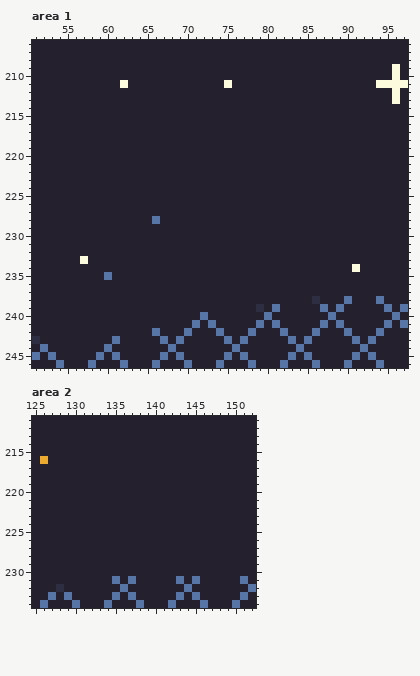
Pixel-art file -- Assets/Sprites/hub_bg.aseprite. That is the earlier state.
384x320 pixels, 1 frame. Colours within 5 levels of each other are drawn and written as one. Shown: area 1: x 51..97, y 206..246; area 2: x 125..152, y 211..234. The commit also changed other parts of the picture, which this record leaves out.
New version:
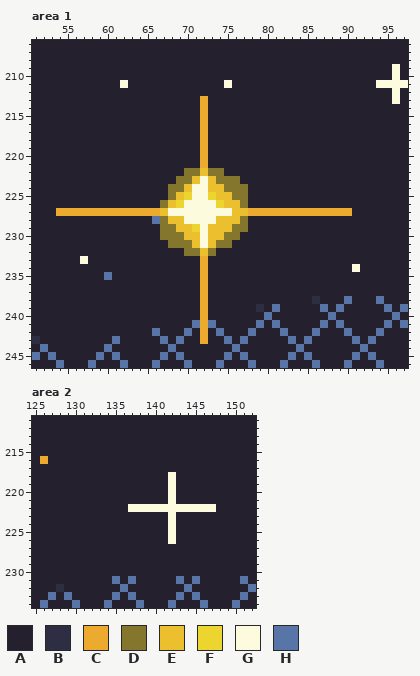
Palette (. is transparent): A #25202d  B #2d2e41  C #ecab2e  D #84772d  E #ecbf2e  F #ecd52e  G #fdfbde  H #5776a7
Changes in this commit:
--- area 1, layer "highlight"
@@ x 51..97 @@
 212 AAAAAAAAAAAAAAAAAAAAAAAAAAAAAAAAAAAAAAAAAAAAAGA
-213 AAAAAAAAAAAAAAAAAAAAAAAAAAAAAAAAAAAAAAAAAAAAAGA
-214 AAAAAAAAAAAAAAAAAAAAAAAAAAAAAAAAAAAAAAAAAAAAAAA
-215 AAAAAAAAAAAAAAAAAAAAAAAAAAAAAAAAAAAAAAAAAAAAAAA
-216 AAAAAAAAAAAAAAAAAAAAAAAAAAAAAAAAAAAAAAAAAAAAAAA
-217 AAAAAAAAAAAAAAAAAAAAAAAAAAAAAAAAAAAAAAAAAAAAAAA
-218 AAAAAAAAAAAAAAAAAAAAAAAAAAAAAAAAAAAAAAAAAAAAAAA
-219 AAAAAAAAAAAAAAAAAAAAAAAAAAAAAAAAAAAAAAAAAAAAAAA
-220 AAAAAAAAAAAAAAAAAAAAAAAAAAAAAAAAAAAAAAAAAAAAAAA
-221 AAAAAAAAAAAAAAAAAAAAAAAAAAAAAAAAAAAAAAAAAAAAAAA
-222 AAAAAAAAAAAAAAAAAAAAAAAAAAAAAAAAAAAAAAAAAAAAAAA
-223 AAAAAAAAAAAAAAAAAAAAAAAAAAAAAAAAAAAAAAAAAAAAAAA
-224 AAAAAAAAAAAAAAAAAAAAAAAAAAAAAAAAAAAAAAAAAAAAAAA
-225 AAAAAAAAAAAAAAAAAAAAAAAAAAAAAAAAAAAAAAAAAAAAAAA
-226 AAAAAAAAAAAAAAAAAAAAAAAAAAAAAAAAAAAAAAAAAAAAAAA
-227 AAAAAAAAAAAAAAAAAAAAAAAAAAAAAAAAAAAAAAAAAAAAAAA
-228 AAAAAAAAAAAAAAAHAAAAAAAAAAAAAAAAAAAAAAAAAAAAAAA
-229 AAAAAAAAAAAAAAAAAAAAAAAAAAAAAAAAAAAAAAAAAAAAAAA
-230 AAAAAAAAAAAAAAAAAAAAAAAAAAAAAAAAAAAAAAAAAAAAAAA
-231 AAAAAAAAAAAAAAAAAAAAAAAAAAAAAAAAAAAAAAAAAAAAAAA
-232 AAAAAAAAAAAAAAAAAAAAAAAAAAAAAAAAAAAAAAAAAAAAAAA
-233 AAAAAAGAAAAAAAAAAAAAAAAAAAAAAAAAAAAAAAAAAAAAAAA
-234 AAAAAAAAAAAAAAAAAAAAAAAAAAAAAAAAAAAAAAAAGAAAAAA
-235 AAAAAAAAAHAAAAAAAAAAAAAAAAAAAAAAAAAAAAAAAAAAAAA
-236 AAAAAAAAAAAAAAAAAAAAAAAAAAAAAAAAAAAAAAAAAAAAAAA
-237 AAAAAAAAAAAAAAAAAAAAAAAAAAAAAAAAAAAAAAAAAAAAAAA
-238 AAAAAAAAAAAAAAAAAAAAAAAAAAAAAAAAAAABAAAHAAAHAAA
-239 AAAAAAAAAAAAAAAAAAAAAAAAAAAABAHAAAAAHAHAAAAAHAH
-240 AAAAAAAAAAAAAAAAAAAAAHAAAAAAAHAAAAAAAHAAAAAAAHA
-241 AAAAAAAAAAAAAAAAAAAAHAHAAAAAHAHAAAAAHAHAAAAAHAH
-242 AAAAAAAAAAAAAAAHAAAHAAAHAAAHAAAHAAAHAAAHAAAHAAA
-243 BAAAAAAAAAHAAAAAHAHAAAAAHAHAAAAAHAHAAAAAHAHAAAA
+213 AAAAAAAAAAAAAAAAAAAAACAAAAAAAAAAAAAAAAAAAAAAAGA
+214 AAAAAAAAAAAAAAAAAAAAACAAAAAAAAAAAAAAAAAAAAAAAAA
+215 AAAAAAAAAAAAAAAAAAAAACAAAAAAAAAAAAAAAAAAAAAAAAA
+216 AAAAAAAAAAAAAAAAAAAAACAAAAAAAAAAAAAAAAAAAAAAAAA
+217 AAAAAAAAAAAAAAAAAAAAACAAAAAAAAAAAAAAAAAAAAAAAAA
+218 AAAAAAAAAAAAAAAAAAAAACAAAAAAAAAAAAAAAAAAAAAAAAA
+219 AAAAAAAAAAAAAAAAAAAAACAAAAAAAAAAAAAAAAAAAAAAAAA
+220 AAAAAAAAAAAAAAAAAAAAACAAAAAAAAAAAAAAAAAAAAAAAAA
+221 AAAAAAAAAAAAAAAAAAAAACAAAAAAAAAAAAAAAAAAAAAAAAA
+222 AAAAAAAAAAAAAAAAAAADDEDDAAAAAAAAAAAAAAAAAAAAAAA
+223 AAAAAAAAAAAAAAAAAADDEGEDDDAAAAAAAAAAAAAAAAAAAAA
+224 AAAAAAAAAAAAAAAAADDEGGEEDDDAAAAAAAAAAAAAAAAAAAA
+225 AAAAAAAAAAAAAAAAADEFGGFEEDDAAAAAAAAAAAAAAAAAAAA
+226 AAAAAAAAAAAAAAAADEFGGGGFEEDAAAAAAAAAAAAAAAAAAAA
+227 AAACCCCCCCCCCCCCEGGGGGGGGEECCCCCCCCCCCCCAAAAAAA
+228 AAAAAAAAAAAAAAAHDEEGGGGEEEDAAAAAAAAAAAAAAAAAAAA
+229 AAAAAAAAAAAAAAAADDEEFGEEEDDAAAAAAAAAAAAAAAAAAAA
+230 AAAAAAAAAAAAAAAADDDEEGEEDDAAAAAAAAAAAAAAAAAAAAA
+231 AAAAAAAAAAAAAAAAADDDEGEDDAAAAAAAAAAAAAAAAAAAAAA
+232 AAAAAAAAAAAAAAAAAAADDEDAAAAAAAAAAAAAAAAAAAAAAAA
+233 AAAAAAGAAAAAAAAAAAAAACAAAAAAAAAAAAAAAAAAAAAAAAA
+234 AAAAAAAAAAAAAAAAAAAAACAAAAAAAAAAAAAAAAAAGAAAAAA
+235 AAAAAAAAAHAAAAAAAAAAACAAAAAAAAAAAAAAAAAAAAAAAAA
+236 AAAAAAAAAAAAAAAAAAAAACAAAAAAAAAAAAAAAAAAAAAAAAA
+237 AAAAAAAAAAAAAAAAAAAAACAAAAAAAAAAAAAAAAAAAAAAAAA
+238 AAAAAAAAAAAAAAAAAAAAACAAAAAAAAAAAAABAAAHAAAHAAA
+239 AAAAAAAAAAAAAAAAAAAAACAAAAAABAHAAAAAHAHAAAAAHAH
+240 AAAAAAAAAAAAAAAAAAAAACAAAAAAAHAAAAAAAHAAAAAAAHA
+241 AAAAAAAAAAAAAAAAAAAAHCHAAAAAHAHAAAAAHAHAAAAAHAH
+242 AAAAAAAAAAAAAAAHAAAHACAHAAAHAAAHAAAHAAAHAAAHAAA
+243 BAAAAAAAAAHAAAAAHAHAACAAHAHAAAAAHAHAAAAAHAHAAAA
 244 AHAAAAAAAHAAAAAAAHAAAAAAAHAAAAAAAHAAAAAAAHAAAAA
--- area 2, layer "highlight"
@@ x 135..149 @@
 217 AAAAAAAAAAAAAAA
-218 AAAAAAAAAAAAAAA
-219 AAAAAAAAAAAAAAA
-220 AAAAAAAAAAAAAAA
-221 AAAAAAAAAAAAAAA
-222 AAAAAAAAAAAAAAA
-223 AAAAAAAAAAAAAAA
-224 AAAAAAAAAAAAAAA
-225 AAAAAAAAAAAAAAA
-226 AAAAAAAAAAAAAAA
+218 AAAAAAAGAAAAAAA
+219 AAAAAAAGAAAAAAA
+220 AAAAAAAGAAAAAAA
+221 AAAAAAAGAAAAAAA
+222 AAGGGGGGGGGGGAA
+223 AAAAAAAGAAAAAAA
+224 AAAAAAAGAAAAAAA
+225 AAAAAAAGAAAAAAA
+226 AAAAAAAGAAAAAAA
 227 AAAAAAAAAAAAAAA
Changed places in both pictures, as pixel boxes (x1, y1, x2, y2):
changed: (56, 96, 352, 344)
changed: (128, 472, 216, 544)
